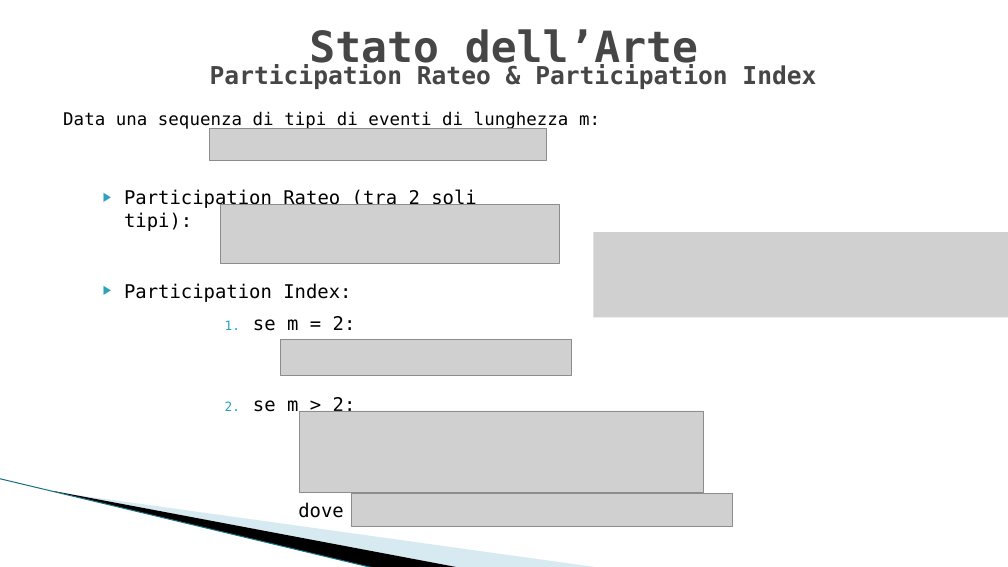
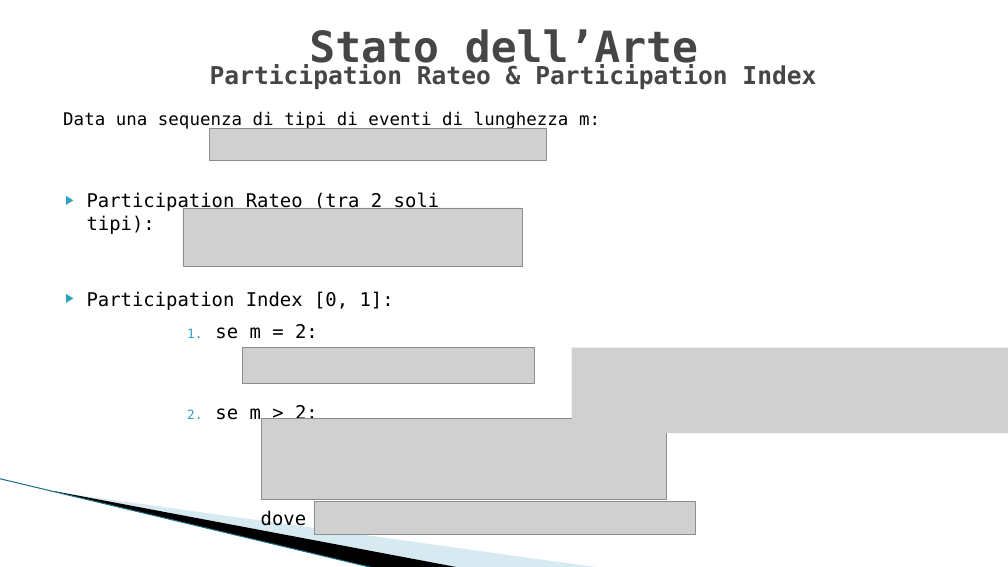
Before and after one commit to fedelux3/Bachelor-Thesis, a slide deck: slide 4 of presentazione.pptx. Drawn at 1008x567 pixels with LibreOffice and Linux fonts; fonts in the diff are those of the drawing; grey boxes stand for pictures; background and template pictures are left out. Boxes give left, top, right and bottom in pixels: in the first picture for what was removed or moved away, otherwise in the second. Text is boxed around its words. In the diff, an @@ line names an element or a change of style, - is before the commit and + after.

```diff
--- a/presentazione.pptx
+++ b/presentazione.pptx
@@ text "Participation Rateo (tra 2 soli ...": place and size @@
-text "Participation Rateo (tra 2 soli ..." at (124,189,477,231)
+text "Participation Rateo (tra 2 soli ..." at (87,192,440,234)
@@ picture: place and size @@
-picture at (221,205,560,263)
+picture at (183,208,523,266)
@@ picture removed at (594,232,1008,318) @@
@@ text at (87,291,394,310): text changed @@
-▶ Participation Index:
+▶ Participation Index [0, 1]:
@@ text "se m = 2:": place and size @@
-text "se m = 2:" at (225,319,356,416)
+text "se m = 2:" at (187,327,318,424)
@@ picture: place and size @@
-picture at (280,340,572,375)
+picture at (243,348,535,383)
@@ picture added at (572,348,1008,433) @@
@@ picture: place and size @@
-picture at (299,411,704,492)
+picture at (262,419,666,500)
@@ text "dove": place and size @@
-text "dove" at (298,502,344,518)
+text "dove" at (261,510,307,526)
@@ picture: place and size @@
-picture at (352,493,733,526)
+picture at (314,501,695,535)
```
Also in this commit, not shown: 4 other slides changed, 3 slides removed.
